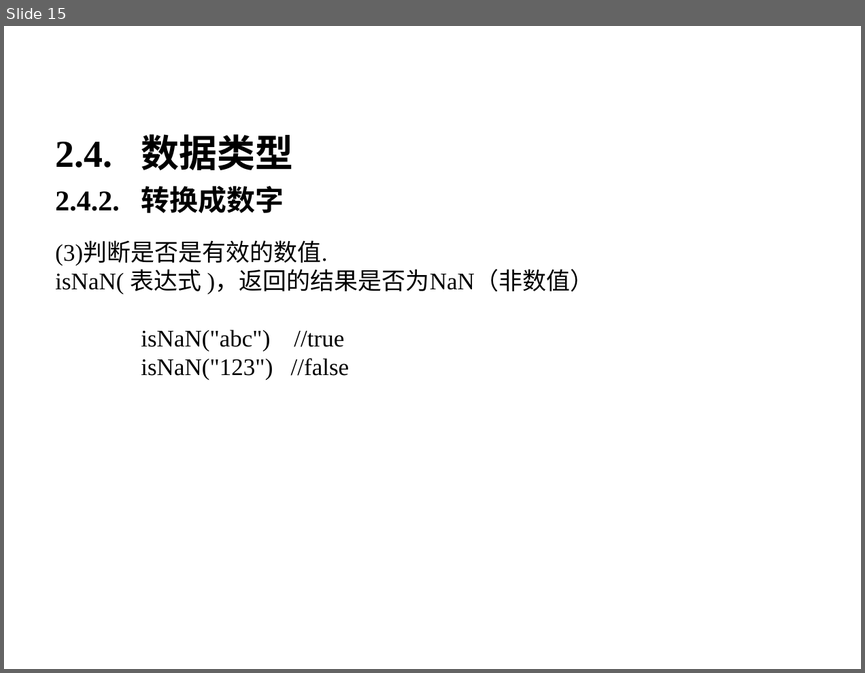
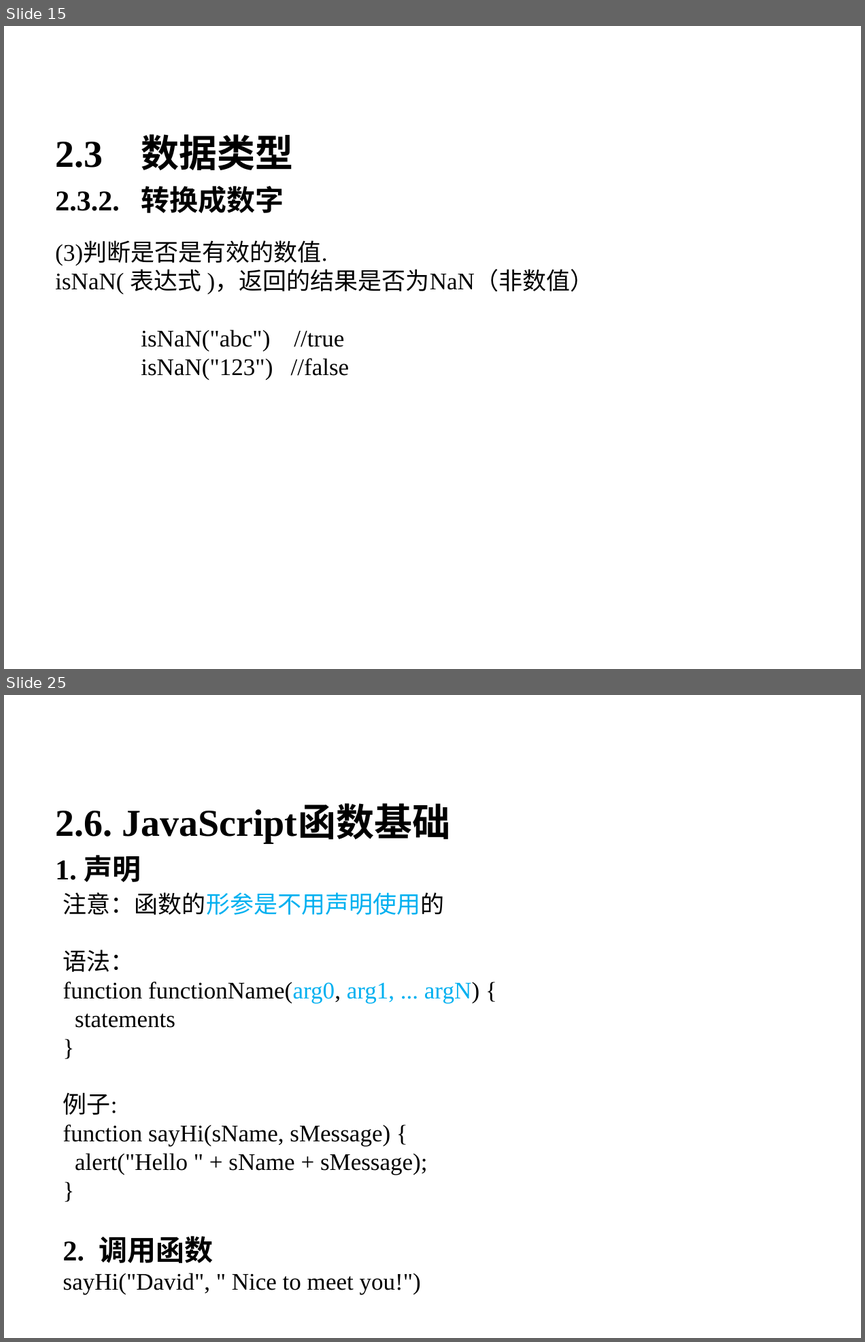
Before and after one commit to bifengganghyt/gitroot, a slide deck: javaweb/【0】front-end/【1】javascript/JavaScript基础.ppt. Shown one above the other, each under a label of ours: slide 15 before the commit, slides 15 and 25 after it; the slides between them are not shown. The pictures are 865x673 and 865x1342 pixels, drawn with LibreOffice and Linux fonts; fonts in the diff are those of the drawing; background and template pictures are left out. Boxes give left, top, right and bottom in pixels: in the first picture for what was removed or moved away, otherwise in the second. Text is boxed around its words. In the diff, an @@ line names an element or a change of style, - is before the commit and + after.

```diff
--- a/javaweb/【0】front-end/【1】javascript/JavaScript基础.ppt
+++ b/javaweb/【0】front-end/【1】javascript/JavaScript基础.ppt
@@ slide 25 added at (4, 695, 861, 1338), background picture (left out) @@
@@ text added at (47, 721, 818, 828), 40 pt, text #FFFFFF, bold @@
+2. JavaScript基础
@@ text added at (55, 807, 450, 882), 32 pt, text #000000, bold @@
+2.6. JavaScript函数基础
+1. 声明
@@ text added at (63, 892, 479, 1295), 20 pt, text #000000 @@
+注意：函数的形参是不用声明使用的
+语法：
+function functionName(arg0, arg1, ... argN) {
+statements
+}
+例子:
+function sayHi(sName, sMessage) {
+alert("Hello " + sName + sMessage);
+}
+2. 调用函数
+sayHi("David", " Nice to meet you!")
@@ slide 15 changed as well @@
@@ text at (55, 134, 293, 213): text changed @@
-2.4. 数据类型
-2.4.2. 转换成数字
+2.3 数据类型
+2.3.2. 转换成数字
```
Also in this commit, not shown: 4 other slides changed, 25 other slides added, 13 slides removed, 14 other files.
